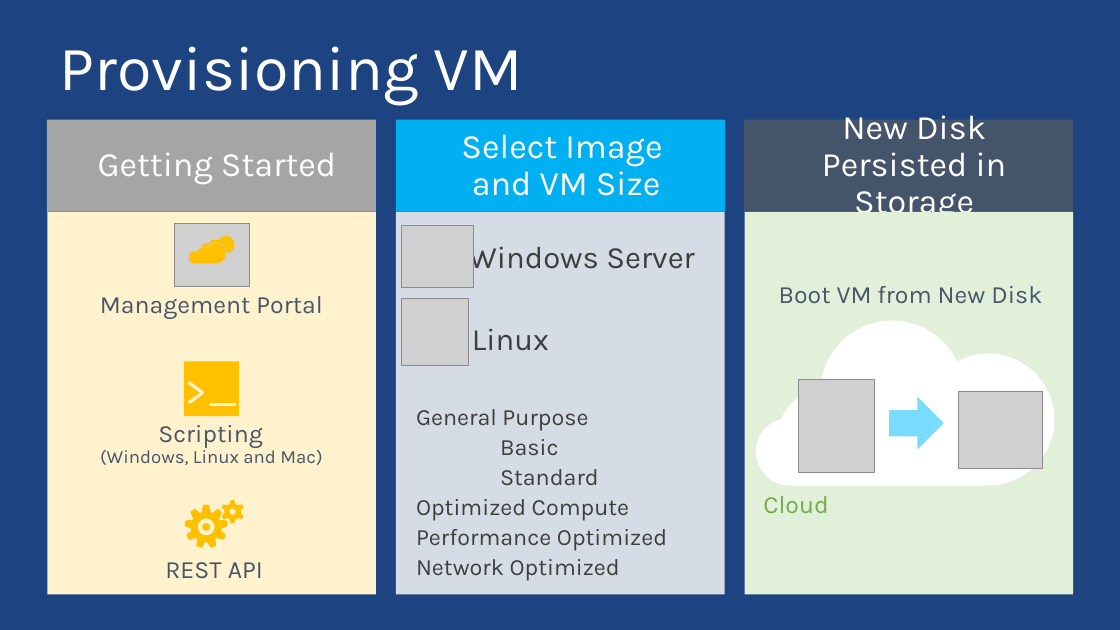
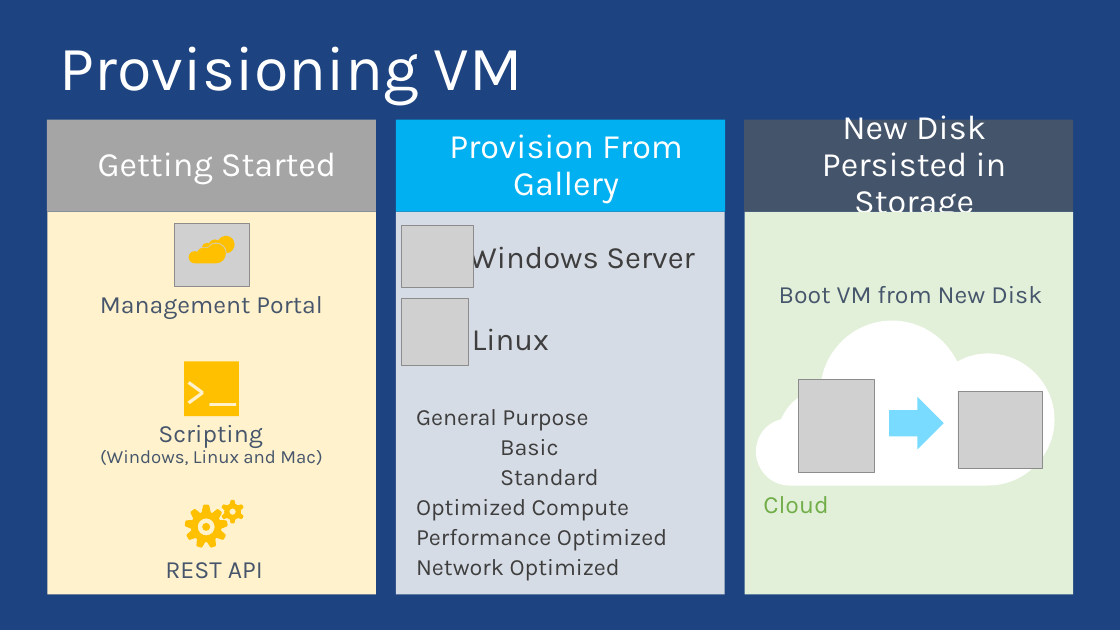
Before and after one commit to PyroJoke/AzureBootcamp2015Kharkiv, a slide deck: slide 5 of Virtual Machines Automated Deployment/Global Azure Bootcamp - Automating Azure VMs with Powershell.pptx (slide 6 before the commit). Drawn at 1120x630 pixels with LibreOffice and Linux fonts; fonts in the diff are those of the drawing; grey boxes stand for pictures; background and template pictures are left out. Boxes give left, top, right and bottom in pixels: in the first picture for what was removed or moved away, otherwise in the second. Text is boxed around its words. In the diff, an @@ line names an element or a change of style, - is before the commit and + after.

```diff
--- a/Virtual Machines Automated Deployment/Global Azure Bootcamp - Automating Azure VMs with Powershell.pptx
+++ b/Virtual Machines Automated Deployment/Global Azure Bootcamp - Automating Azure VMs with Powershell.pptx
@@ text in rectangle at [449, 134, 683, 204]: text changed @@
-Select Image
-and VM Size
+Provision From Gallery
```
Also in this commit, not shown: 14 other slides changed, 4 slides removed, 2 other files.
